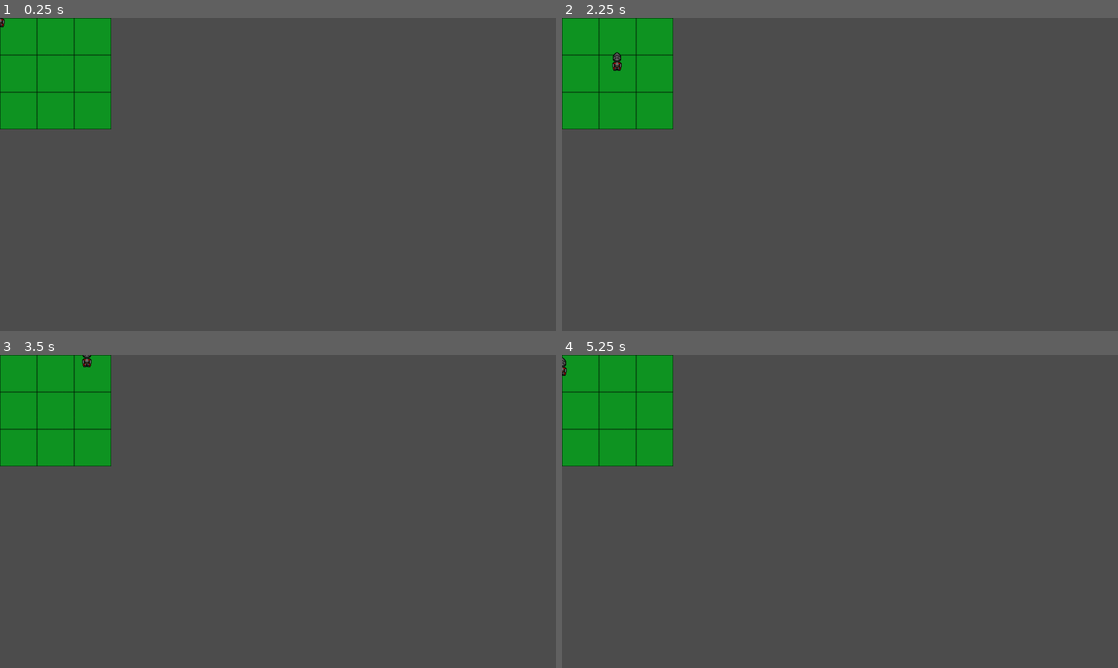
Above: before the commit, frames 1-4 (two rows, left to right).
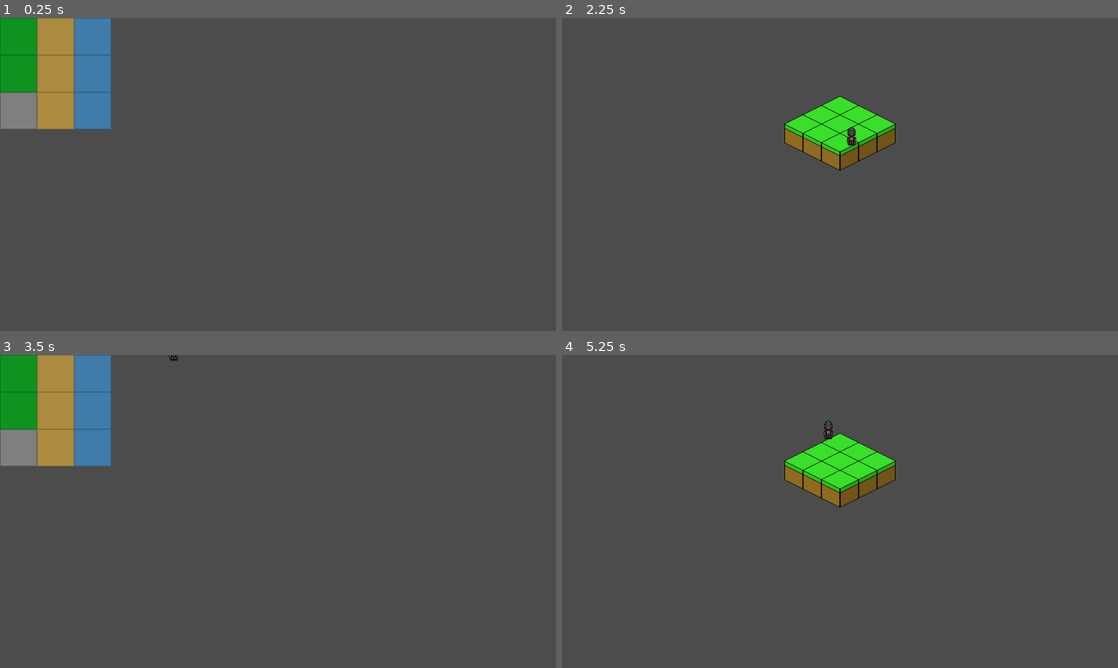
Above: after the commit, the same moments.

Repository: Tohzt/Dream_Katcher
Game: Godot game, scene res://System/Game.tscn
The game is run twice, just before and just after one commit, with the same random seed, the same clock (stepped at 60 frames per second) and the same inputs.
Inputs:
- Up to frame 1 (0.25 s): no input
- Up to frame 2 (2.25 s): tap Enter at 0.5 s; hold Right (ui_right) 0.53-1.28 s; hold Tab (ui_focus_next) 0.53-1.28 s; hold Down (ui_down) 1.28-2.03 s; tap Tab (ui_focus_next) at 1.35 s; hold Right (ui_right) from 2.03 s (still down); hold Tab (ui_focus_next) from 2.03 s (still down)
- Up to frame 3 (3.5 s): release Right (ui_right) at 2.78 s; release Tab (ui_focus_next) at 2.78 s; hold Up (ui_up) from 2.78 s (still down); tap Tab (ui_focus_next) at 2.85 s
- Up to frame 4 (5.25 s): release Up (ui_up) at 3.53 s; hold Tab (ui_focus_next) 3.53-4.28 s; hold Left (ui_left) 3.53-5.03 s; tap Tab (ui_focus_next) at 4.35 s; hold Down (ui_down) from 5.03 s (still down); hold Tab (ui_focus_next) from 5.03 s (still down)

The runs differ from the first frame. In frame 1, 5.6% of the frame differs, in the area x 0-20%, y 0-36%; in frame 2, 10%; in frame 3, 5.6%; in frame 4, 10%, in the area x 0-60%, y 0-49%.

Commit message:
Working isometric rendering

Diff:
--- /dev/null
+++ b/Environment/Environment.tscn
@@ -0,0 +1,16 @@
+[gd_scene load_steps=3 format=2]
+
+[ext_resource path="res://Environment/src/ground_ortho.png" type="Texture" id=1]
+[ext_resource path="res://Environment/src/ground_iso.png" type="Texture" id=2]
+
+[node name="Environment" type="Node2D"]
+
+[node name="Orthographic" type="Sprite" parent="."]
+texture = ExtResource( 1 )
+centered = false
+hframes = 4
+
+[node name="Isometric" type="Sprite" parent="."]
+texture = ExtResource( 2 )
+centered = false
+offset = Vector2( -32, 0 )
--- a/Environment/Grass.tscn
+++ /dev/null
@@ -1,9 +0,0 @@
-[gd_scene load_steps=2 format=2]
-
-[ext_resource path="res://Environment/src/grass_ortho.png" type="Texture" id=1]
-
-[node name="Grass" type="Node2D"]
-
-[node name="Grass_Sprite" type="Sprite" parent="."]
-texture = ExtResource( 1 )
-centered = false
--- a/Player/Player.gd
+++ b/Player/Player.gd
@@ -1,12 +1,16 @@
 extends Node2D
 
-var speed: int = 100
+var speed: int = 200
 var velocity: Vector2 = Vector2.ZERO
 
-func get_input():
-	var input_direction = Input.get_vector("ui_left", "ui_right", "ui_up", "ui_down")
-	velocity = input_direction.normalized() * speed
+func _input(event):
+	#if event is InputEventKey:
+		#if event.is_pressed():
+			var input_direction = Input.get_vector("ui_left", "ui_right", "ui_up", "ui_down")
+			velocity = input_direction.normalized()
 
 func _physics_process(delta):
-	get_input()
-	position += velocity*delta
+	position += velocity*delta*speed
+	$Player_Sprite.visible = true
+	if Isometric.renderPlayer:
+		$Player_Sprite.visible = false
--- a/Player/Player.tscn
+++ b/Player/Player.tscn
@@ -12,8 +12,10 @@
 
 [node name="Player_Sprite" type="Sprite" parent="."]
 texture = ExtResource( 2 )
+offset = Vector2( 0, -16 )
 
 [node name="Player_Area" type="Area2D" parent="."]
 
 [node name="Player_Collision" type="CollisionShape2D" parent="Player_Area"]
+position = Vector2( 0, -16 )
 shape = SubResource( 1 )
--- /dev/null
+++ b/System/Control.gd
@@ -0,0 +1,19 @@
+extends Control
+var test = "control test"
+onready var player: Node2D = Global.player
+var player_spr
+var player_pos: Vector2
+
+func _ready():
+		player_spr = player.get_node("Player_Sprite").get_texture()
+		player_pos = player.position
+		pass
+
+func _process(_delta):
+		player_pos = Isometric.get_pos(player.position)
+		update()
+
+func _draw():
+		if Isometric.renderPlayer:
+				var offset = Vector2(player_spr.get_width() / 2, player_spr.get_height())
+				draw_texture(player_spr, player_pos - offset)
--- a/System/Game.tscn
+++ b/System/Game.tscn
@@ -1,13 +1,21 @@
-[gd_scene load_steps=3 format=2]
+[gd_scene load_steps=4 format=2]
 
 [ext_resource path="res://Player/Player.tscn" type="PackedScene" id=1]
 [ext_resource path="res://System/System.gd" type="Script" id=2]
+[ext_resource path="res://System/Control.gd" type="Script" id=3]
 
 [node name="Game" type="Node2D"]
 script = ExtResource( 2 )
 
 [node name="YSort" type="YSort" parent="."]
 
+[node name="CanvasLayer" type="CanvasLayer" parent="."]
+
+[node name="Control" type="Control" parent="CanvasLayer"]
+margin_right = 40.0
+margin_bottom = 40.0
+script = ExtResource( 3 )
+
 [node name="Camera2D" type="Camera2D" parent="."]
 anchor_mode = 0
 current = true
--- /dev/null
+++ b/System/Global.gd
@@ -0,0 +1,35 @@
+extends Node2D
+
+onready var player = get_tree().get_current_scene().get_node("Player")
+onready var root = get_tree().root.get_node("Game")
+onready var view = get_viewport().get_size()
+onready var view_o= load("res://System/Orthographic.gd").new()
+onready var view_i= load("res://System/Isometric.gd").new()
+onready var view_type = "ortho"
+onready var cell: Vector2 = Vector2(64, 64)
+onready var tilesize: Vector2 = Vector2(cell.x/2, cell.x/4)
+onready var offset = Vector2(view.x/2, view.y/4)
+onready var tilemap = {
+	Vector2(0,0): 0, Vector2(1,0): 1, Vector2(2,0): 2,
+	Vector2(0,1): 0, Vector2(1,1): 1, Vector2(2,1): 2,
+	Vector2(0,2): 3, Vector2(1,2): 1, Vector2(2,2): 2
+}
+
+func _ready():
+	print("global", player)
+	pass
+
+func toggle_view_type():
+	Isometric.renderPlayer = !Isometric.renderPlayer
+	if view_type == "ortho":
+		view_type = "iso"
+	elif view_type == "iso":
+		view_type = "ortho"
+
+func render():
+	if view_type == "ortho":
+		for graphic in view_o.render():
+			root.get_node("YSort").add_child(graphic)
+	elif view_type == "iso":
+		for graphic in view_i.render():
+			root.get_node("YSort").add_child(graphic)
--- /dev/null
+++ b/System/Isometric.gd
@@ -0,0 +1,21 @@
+extends Node
+var tiles = []
+var renderPlayer: bool = false
+
+func _ready():
+	pass
+
+func get_pos(pos):
+	var iso_pos: Vector2 = Vector2.ZERO
+	iso_pos.x = (pos.x - pos.y) * 0.50 + Global.view.x * 0.50
+	iso_pos.y = (pos.x + pos.y) * 0.25 + Global.view.y * 0.25
+	return iso_pos
+
+func render():
+	for tile in Global.tilemap:
+		var ground = load("res://Environment/Environment.tscn").instance()
+		ground.position = get_pos(tile * Global.cell)
+		ground.get_node("Isometric").set_visible(true)
+		ground.get_node("Orthographic").set_visible(false)
+		tiles.append(ground)
+	return tiles
--- a/System/Orthographic.gd
+++ b/System/Orthographic.gd
@@ -3,21 +3,19 @@
 var tiles = []
 var tilesize: Vector2 = Vector2(64, 64)
 var tilemap = {
-	Vector2(0,0): 0, Vector2(1,0): 0, Vector2(2,0): 0,
-	Vector2(0,1): 0, Vector2(1,1): 0, Vector2(2,1): 0,
-	Vector2(0,2): 0, Vector2(1,2): 0, Vector2(2,2): 0
+	Vector2(0,0): 0, Vector2(1,0): 1, Vector2(2,0): 2,
+	Vector2(0,1): 0, Vector2(1,1): 1, Vector2(2,1): 2,
+	Vector2(0,2): 3, Vector2(1,2): 1, Vector2(2,2): 2
 }
 
-func _ready():
-	print("test")
-
 func render():
-	print("testing")
-	var ground = load("res://Environment/Grass.tscn")
+	var environment = load("res://Environment/Environment.tscn")
 	for tile in tilemap:
-		var grass = ground.instance()
-		grass.position = tilesize*tile
-		tiles.append(grass)
-		#get_node("YSort").add_child(grass)
+		var ground = environment.instance()
+		ground.position = tilesize*tile
+		ground.get_node("Orthographic").set_frame(tilemap[tile])
+		ground.get_node("Isometric").set_visible(false)
+		ground.get_node("Orthographic").set_visible(true)
+		tiles.append(ground)
 
 	return tiles
--- a/System/System.gd
+++ b/System/System.gd
@@ -1,15 +1,13 @@
 extends Node2D
 
-onready var orthographic = load("res://System/Orthographic.gd").new()
+func _ready():
+	Global.render()
 
-func _ready():
-	print("ortho: ", orthographic.render())
-	for graphic in orthographic.render():
-		get_node("YSort").add_child(graphic)
-
-
-func get_input():
-	pass
+func _input(event):
+	if event.is_action_pressed("ui_focus_next"):
+		for n in get_node("YSort").get_children(): get_node("YSort").remove_child(n)
+		Global.toggle_view_type()
+		Global.render()
 
 func _physics_process(_delta):
 	pass
--- a/project.godot
+++ b/project.godot
@@ -14,11 +14,15 @@
 run/main_scene="res://System/Game.tscn"
 config/icon="res://icon.png"
 
+[autoload]
+
+Global="*res://System/Global.gd"
+Isometric="*res://System/Isometric.gd"
+
 [display]
 
 window/size/width=960
 window/size/height=540
-window/size/always_on_top=true
 window/stretch/mode="viewport"
 window/stretch/aspect="keep"
 
Binary file removed: Environment/src/grass_ortho.png
Binary file added: Environment/src/ground_iso.png
Not shown, added: Environment/src/ground_iso.png.import
Binary file added: Environment/src/ground_ortho.png
Not shown, added: Environment/src/ground_ortho.png.import
